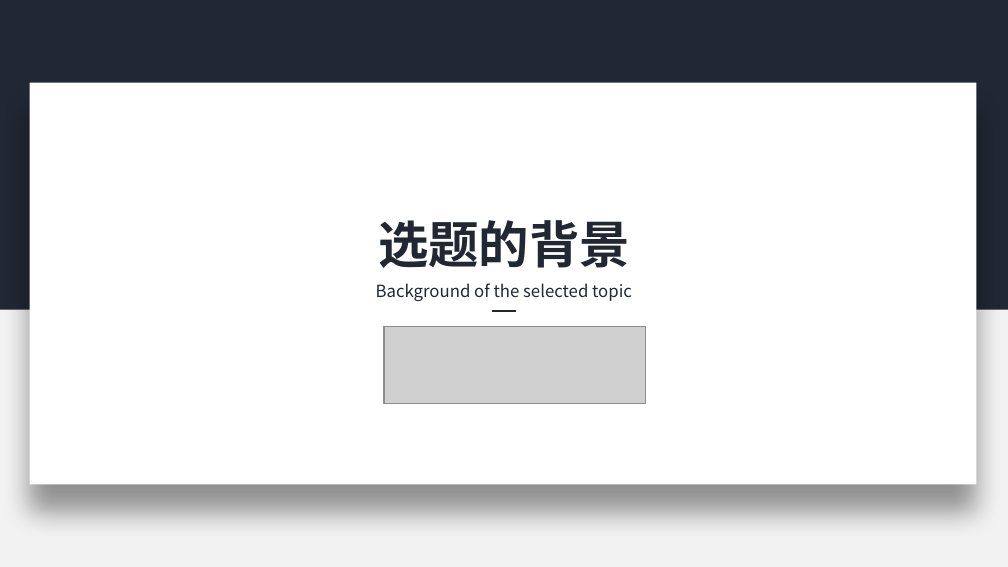
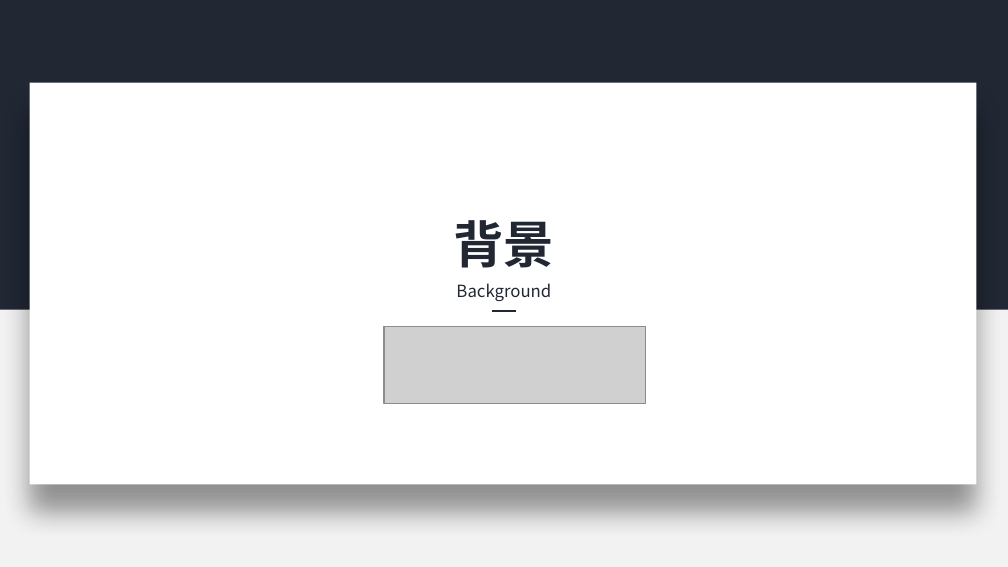
Before and after one commit to chenshuaihua/Graduate, a slide deck: slide 3 of 毕设文件/陈帅华-2016014016-自实1601-中期答辩.pptx. Drawn at 1008x567 pixels with LibreOffice and Linux fonts; fonts in the diff are those of the drawing; grey boxes stand for pictures. Boxes give left, top, right and bottom in pixels: in the first picture for what was removed or moved away, otherwise in the second. Text is boxed around its words. In the diff, an @@ line names an element or a change of style, - is before the commit and + after.

```diff
--- a/毕设文件/陈帅华-2016014016-自实1601-中期答辩.pptx
+++ b/毕设文件/陈帅华-2016014016-自实1601-中期答辩.pptx
@@ text at (454,220,555,268): text changed @@
-选题的背景
+背景
@@ text at (456,283,551,301): text changed @@
-Background of the selected topic
+Background
```
Also in this commit, not shown: 6 other slides changed, 14 slides added, 5 slides removed, 1 other file.
